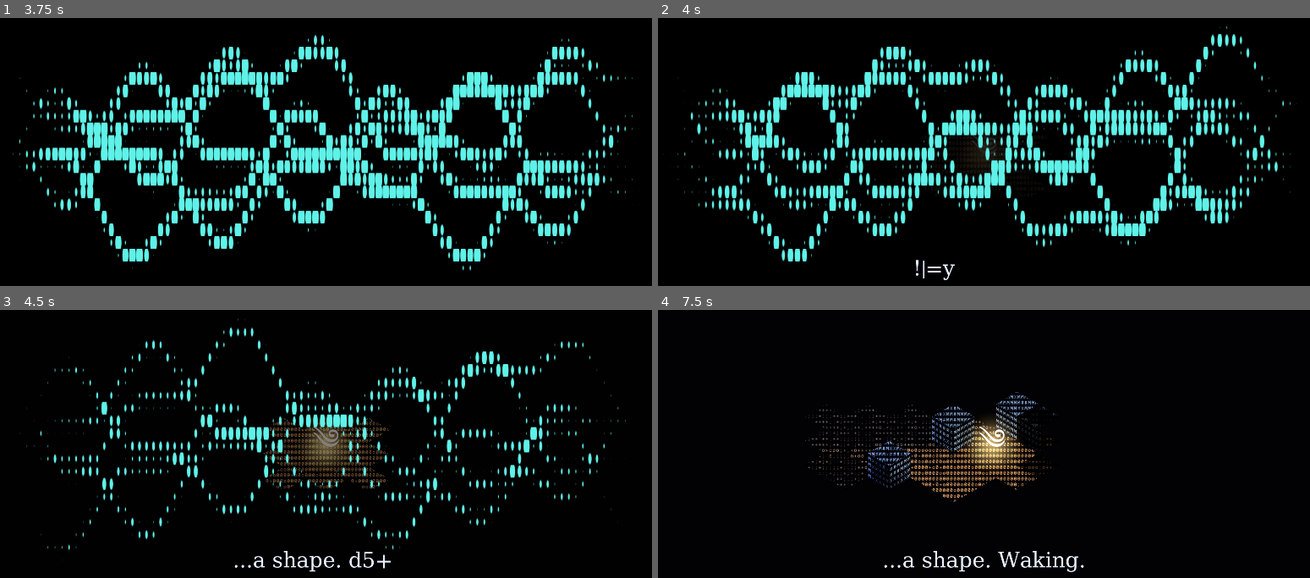
Above: before the commit, frames 1-4 (two rows, left to right).
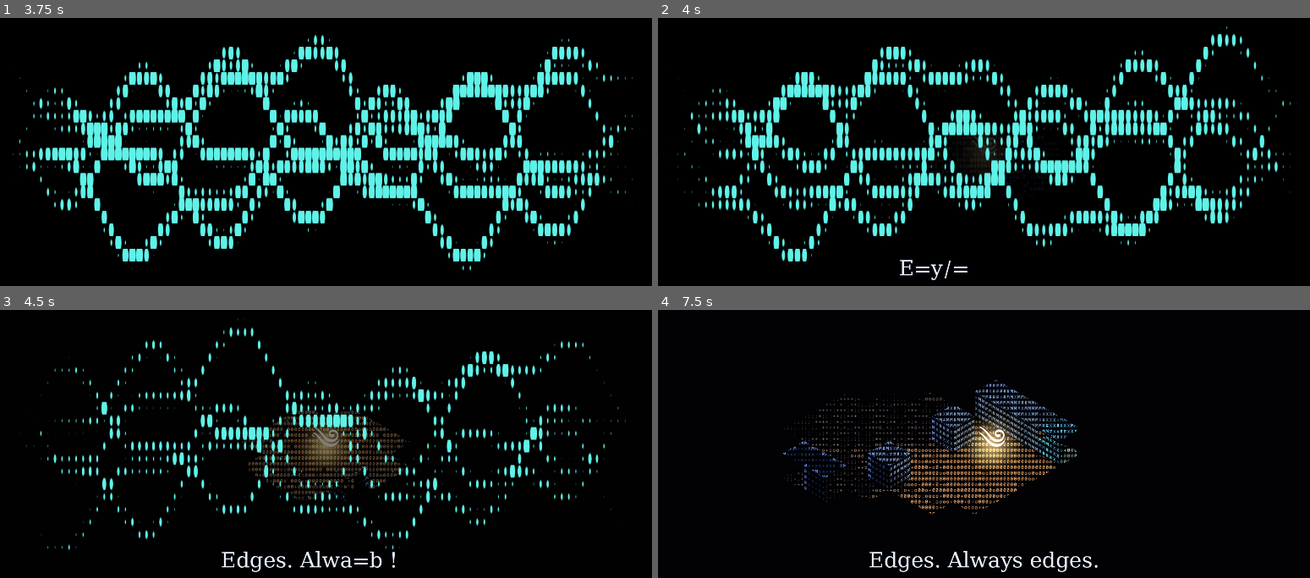
Above: after the commit, the same moments.

Repository: sylwolveryn/godot-narrator
Game: Godot game, scene res://main.tscn
The game is run twice, just before and just after one commit, with the same random seed, the same clock (stepped at 60 frames per second) and the same inputs.
Inputs (mouse positions are in pixels of both pictures, inside the frame that each line leads up to):
- Up to frame 1 (3.75 s): tap Enter at 0.5, 2.1 s; move the mouse to (475, 127) at 0.52 s; hold D (move_right) 0.53-1.28 s; click (475, 127) at 0.6 s; tap Space at 0.77, 1.07, 1.25, 1.52, 1.82, 3.02, 3.32 s; move the mouse to (189, 168) at 1.27 s; hold S (move_down) 1.28-2.03 s; tap 1 at 1.35 s; move the mouse to (391, 63) at 2.02 s; hold D (move_right) 2.03-2.78 s; move the mouse to (293, 224) at 2.77 s; hold W (move_up) 2.78-3.53 s; tap Z at 2.85 s; click (293, 224) at 2.92 s; move the mouse to (528, 205) at 3.52 s; hold A (move_left) from 3.53 s (still down); click (528, 205) at 3.6 s
- Up to frame 2 (4 s): keep holding A (move_left); tap Space at 3.77 s
- Up to frame 3 (4.5 s): keep holding A (move_left); tap Space at 4.07 s; move the mouse to (123, 382) at 4.27 s; tap 1 at 4.35 s
- Up to frame 4 (7.5 s): tap Space at 4.52, 4.82, 6.02, 6.32, 6.77, 7.07 s; move the mouse to (1016, 438) at 5.02 s; release A (move_left) at 5.03 s; hold S (move_down) 5.03-5.78 s; tap Enter at 5.1 s; click (1016, 438) at 5.17 s; move the mouse to (879, 344) at 5.77 s; hold D (move_right) 5.78-6.53 s; tap Z at 5.85 s; move the mouse to (1133, 419) at 6.52 s; hold W (move_up) 6.53-7.28 s; click (1133, 419) at 6.6 s; move the mouse to (847, 460) at 7.27 s; hold D (move_right) from 7.28 s (still down); tap 1 at 7.35 s; click (847, 460) at 7.42 s

Frame 1 is identical in both runs. In frame 2, 0.2% of the frame differs, in the area x 37-48%, y 90-98%; in frame 3, 1.4%; in frame 4, 2.8%, in the area x 19-68%, y 25-98%.

Commit message:
Reveal fade and remembered-cell look on glyph surfaces
Implements task-032.

Co-Authored-By: Claude Opus 5.5 <noreply@anthropic.com>

Diff:
--- a/main.tscn
+++ b/main.tscn
@@ -53,35 +53,35 @@
 shader_parameter/thickness = null
 shader_parameter/cell_px = null
 
-[node name="Main" type="Node3D" unique_id=1486474071]
+[node name="Main" type="Node3D" unique_id=1448783202]
 
-[node name="World" type="Node3D" parent="." unique_id=669476277]
+[node name="World" type="Node3D" parent="." unique_id=896858387]
 
-[node name="MapLoader" type="Node3D" parent="World" unique_id=2026048850]
+[node name="MapLoader" type="Node3D" parent="World" unique_id=2037247480]
 script = ExtResource("1_kq58d")
 legend = ExtResource("2_seu75")
 world_config = ExtResource("3_htxhm")
 surface_material = ExtResource("4_jq2sk")
 map_path = "res://data/maps/m1_awakening.txt"
 
-[node name="SaveService" type="Node" parent="." unique_id=829626044]
+[node name="SaveService" type="Node" parent="." unique_id=1630891643]
 script = ExtResource("5_4k2k6")
 config = ExtResource("6_0rl1p")
 
-[node name="Narrator" type="Node" parent="." unique_id=1749216379 node_paths=PackedStringArray("save_service")]
+[node name="Narrator" type="Node" parent="." unique_id=1675243637 node_paths=PackedStringArray("save_service")]
 script = ExtResource("7_ok6jj")
 config = ExtResource("8_facbu")
 save_service = NodePath("../SaveService")
 
-[node name="CameraRig" type="Node3D" parent="." unique_id=1038655361 node_paths=PackedStringArray("follow_target")]
+[node name="CameraRig" type="Node3D" parent="." unique_id=1640593430 node_paths=PackedStringArray("follow_target")]
 script = ExtResource("9_b1qrp")
 view_config = ExtResource("10_come4")
 follow_target = NodePath("../Player")
 
-[node name="Camera3D" type="Camera3D" parent="CameraRig" unique_id=880304592]
+[node name="Camera3D" type="Camera3D" parent="CameraRig" unique_id=913700886]
 environment = SubResource("Environment_ruth0")
 
-[node name="Player" type="CharacterBody3D" parent="." unique_id=1809762970 node_paths=PackedStringArray("map_loader", "save_service", "run_manager", "camera_rig")]
+[node name="Player" type="CharacterBody3D" parent="." unique_id=666432632 node_paths=PackedStringArray("map_loader", "save_service", "run_manager", "camera_rig")]
 script = ExtResource("11_h8e4i")
 config = ExtResource("12_4lmeg")
 map_loader = NodePath("../World/MapLoader")
@@ -89,29 +89,29 @@
 run_manager = NodePath("../RunManager")
 camera_rig = NodePath("../CameraRig")
 
-[node name="Collision" type="CollisionShape3D" parent="Player" unique_id=1671073864]
+[node name="Collision" type="CollisionShape3D" parent="Player" unique_id=1816626230]
 transform = Transform3D(1, 0, 0, 0, 1, 0, 0, 0, 1, 0, 0.45, 0)
 shape = SubResource("CapsuleShape3D_rm4vd")
 
-[node name="MapReveal" type="Node" parent="." unique_id=448427463 node_paths=PackedStringArray("map_loader", "player", "save_service")]
+[node name="MapReveal" type="Node" parent="." unique_id=866495181 node_paths=PackedStringArray("map_loader", "player", "save_service")]
 script = ExtResource("13_0cp0l")
 config = ExtResource("14_d2t1y")
 map_loader = NodePath("../World/MapLoader")
 player = NodePath("../Player")
 save_service = NodePath("../SaveService")
 
-[node name="InputDiscovery" type="Node" parent="." unique_id=1073459423]
+[node name="InputDiscovery" type="Node" parent="." unique_id=1325138833]
 script = ExtResource("15_gngh3")
 config = ExtResource("12_4lmeg")
 
-[node name="GlyphWorldView" type="Node" parent="." unique_id=67272355 node_paths=PackedStringArray("map_loader", "player", "map_reveal")]
+[node name="GlyphWorldView" type="Node" parent="." unique_id=1743851052 node_paths=PackedStringArray("map_loader", "player", "map_reveal")]
 script = ExtResource("16_0n3wm")
 config = ExtResource("17_qnost")
 map_loader = NodePath("../World/MapLoader")
 player = NodePath("../Player")
 map_reveal = NodePath("../MapReveal")
 
-[node name="PlayerGlyphView" type="Node3D" parent="." unique_id=782466336 node_paths=PackedStringArray("player")]
+[node name="PlayerGlyphView" type="Node3D" parent="." unique_id=1040995865 node_paths=PackedStringArray("player")]
 script = ExtResource("18_wnkbs")
 player = NodePath("../Player")
 player_config = ExtResource("12_4lmeg")
@@ -119,45 +119,45 @@
 world_config = ExtResource("17_qnost")
 world = ExtResource("3_htxhm")
 
-[node name="GlyphHaloField" type="Node3D" parent="." unique_id=449762509 node_paths=PackedStringArray("map_loader")]
+[node name="GlyphHaloField" type="Node3D" parent="." unique_id=638700524 node_paths=PackedStringArray("map_loader")]
 script = ExtResource("20_0cbny")
 config = ExtResource("17_qnost")
 map_loader = NodePath("../World/MapLoader")
 
-[node name="NarrationOverlay" type="CanvasLayer" parent="." unique_id=1956814279 node_paths=PackedStringArray("narrator")]
+[node name="NarrationOverlay" type="CanvasLayer" parent="." unique_id=1537210792 node_paths=PackedStringArray("narrator")]
 layer = 25
 script = ExtResource("21_hrvbo")
 narrator = NodePath("../Narrator")
 config = ExtResource("8_facbu")
 display_config = ExtResource("22_uypp3")
 
-[node name="NarrationSfx" type="Node" parent="." unique_id=987384110 node_paths=PackedStringArray("narrator")]
+[node name="NarrationSfx" type="Node" parent="." unique_id=124765006 node_paths=PackedStringArray("narrator")]
 script = ExtResource("23_blkrb")
 narrator = NodePath("../Narrator")
 config = ExtResource("8_facbu")
 
-[node name="IntroSequence" type="CanvasLayer" parent="." unique_id=1262998677]
+[node name="IntroSequence" type="CanvasLayer" parent="." unique_id=551605467]
 layer = 20
 script = ExtResource("24_abqjc")
 config = ExtResource("25_6iyjs")
 display_config = ExtResource("22_uypp3")
 
-[node name="Veil" type="ColorRect" parent="IntroSequence" unique_id=2050276271]
+[node name="Veil" type="ColorRect" parent="IntroSequence" unique_id=281353704]
 material = SubResource("ShaderMaterial_pjyto")
 anchors_preset = 15
 anchor_right = 1.0
 anchor_bottom = 1.0
 mouse_filter = 2
 
-[node name="FullscreenToggle" type="Node" parent="." unique_id=261493184]
+[node name="FullscreenToggle" type="Node" parent="." unique_id=1195937549]
 script = ExtResource("27_e71vb")
 config = ExtResource("22_uypp3")
 
-[node name="RunManager" type="Node" parent="." unique_id=1909676426]
+[node name="RunManager" type="Node" parent="." unique_id=1830274764]
 script = ExtResource("28_rnkwl")
 config = ExtResource("29_vke2r")
 
-[node name="HazardMonitor" type="Node" parent="." unique_id=331927498 node_paths=PackedStringArray("map_loader", "player", "run_manager")]
+[node name="HazardMonitor" type="Node" parent="." unique_id=199627851 node_paths=PackedStringArray("map_loader", "player", "run_manager")]
 script = ExtResource("30_uit24")
 map_loader = NodePath("../World/MapLoader")
 player = NodePath("../Player")
--- a/resources/glyphs/glyph_surface_material.tres
+++ b/resources/glyphs/glyph_surface_material.tres
@@ -24,6 +24,12 @@
 shader_parameter/tint_mix = null
 shader_parameter/memory_dim = null
 shader_parameter/memory_saturation = null
+shader_parameter/memory_tint = null
+shader_parameter/memory_density = null
+shader_parameter/memory_dropout = null
+shader_parameter/memory_floor = null
+shader_parameter/memory_emit = null
+shader_parameter/reveal_spread = null
 shader_parameter/glint_color = null
 shader_parameter/cut_center = null
 shader_parameter/cut_params = null
--- a/scripts/rendering/glyph_world_config.gd
+++ b/scripts/rendering/glyph_world_config.gd
@@ -32,9 +32,23 @@
 
 @export_group("Memory")
 ## Remembered (not currently seen) cells are drawn at this fraction of their brightness.
-@export_range(0.0, 1.0) var memory_dim: float = 0.45
+@export_range(0.0, 1.0) var memory_dim: float = 0.8
 ## Saturation kept by remembered cells (0 = grey).
-@export_range(0.0, 1.0) var memory_saturation: float = 0.25
+@export_range(0.0, 1.0) var memory_saturation: float = 0.1
+## Colour multiplier of remembered cells (cool: less red, more blue).
+@export var memory_tint: Color = Color(0.62, 0.8, 1.15)
+## Share of its light a remembered cell uses to pick its glyph (1 = as dense as a live cell, lower = sparser glyphs).
+@export_range(0.0, 1.0) var memory_density: float = 0.7
+## Least brightness (glyph density) a remembered cell has, so it stays readable outside the light.
+@export_range(0.0, 1.0) var memory_floor: float = 0.3
+## Share of the glyphs that are missing on remembered cells (they come back when the cell is seen again).
+@export_range(0.0, 1.0) var memory_dropout: float = 0.3
+## Share of the self-lit glow of items and hazards kept on remembered cells.
+@export_range(0.0, 1.0) var memory_emit: float = 0.25
+
+@export_group("Reveal")
+## How far apart (in reveal progress, 0..1) the glyphs of one cell materialise: 0 = all together, 1 = one after the other.
+@export_range(0.0, 2.0) var reveal_spread: float = 0.8
 
 @export_group("Player light")
 @export var player_light_color: Color = Color(1.0, 0.82, 0.5)
--- a/scripts/rendering/glyph_world_view.gd
+++ b/scripts/rendering/glyph_world_view.gd
@@ -42,6 +42,8 @@
 	_light_pos.resize(MAX_LIGHTS)
 	_light_col.resize(MAX_LIGHTS)
 	SignalBus.player_spawned.connect(_on_player_spawned)
+	if map_reveal != null:
+		map_reveal.cells_seen.connect(_on_cells_seen)
 	if map_loader != null:
 		map_loader.map_built.connect(_on_map_built)
 		if not map_loader.data.is_empty():
@@ -88,6 +90,12 @@
 	material.set_shader_parameter(&"tint_mix", config.tint_mix)
 	material.set_shader_parameter(&"memory_dim", config.memory_dim)
 	material.set_shader_parameter(&"memory_saturation", config.memory_saturation)
+	material.set_shader_parameter(&"memory_tint", _rgb(config.memory_tint))
+	material.set_shader_parameter(&"memory_density", config.memory_density)
+	material.set_shader_parameter(&"memory_dropout", config.memory_dropout)
+	material.set_shader_parameter(&"memory_emit", config.memory_emit)
+	material.set_shader_parameter(&"memory_floor", config.memory_floor)
+	material.set_shader_parameter(&"reveal_spread", config.reveal_spread)
 	material.set_shader_parameter(&"cut_params", Vector2(config.cutaway_soft, config.cutaway_margin))
 	material.set_shader_parameter(&"cut_edge_dim", config.cutaway_edge_dim)
 	material.set_shader_parameter(&"light_falloff_sharp", config.light_falloff_sharp)
@@ -156,6 +164,11 @@
 
 
 func _on_player_spawned(_world_position: Vector3) -> void:
+	_dirty = true
+
+
+## Cells were seen: the set of known static lights may have changed.
+func _on_cells_seen() -> void:
 	_dirty = true
 
 
@@ -262,11 +275,12 @@
 			1.0 if config.occlusion_enabled else 0.0))
 
 
+## A static light shines only once one of its cells has been seen in this run; remembered cells stay dark.
 func _is_known(src: GlyphLightSource) -> bool:
 	if map_reveal == null:
 		return true
 	for c in src.cells:
-		if map_reveal.state_of(c) != MapReveal.CellState.HIDDEN:
+		if map_reveal.state_of(c) == MapReveal.CellState.SEEN:
 			return true
 	return false
 
--- a/scripts/world/map_reveal.gd
+++ b/scripts/world/map_reveal.gd
@@ -15,6 +15,9 @@
 ##   a = 1 when the floor of the cell may be shown (RevealConfig.reveal_floor), else 0.
 ## The world is one merged mesh, so nothing is shown or hidden per node: a cell with r = 0 draws nothing.
 
+## Emitted when cells were seen for the first time this run (the presentation re-picks its static lights).
+signal cells_seen
+
 enum CellState { HIDDEN, MEMORY, SEEN }
 
 ## Largest brightness the mask can hold (r is stored divided by this).
@@ -48,6 +51,8 @@
 var _clock: float = 0.0
 ## Running cell animations: cell -> [start time, from_memory (bool)].
 var _animations: Dictionary[Vector2i, Array] = {}
+## Scratch list of the animations that finished in this step (reused, no per-frame allocation).
+var _finished: Array[Vector2i] = []
 
 
 func _ready() -> void:
@@ -136,6 +141,7 @@
 	var centre: Vector2i = map_loader.world_to_cell(world_position)
 	var span: int = ceili(config.reveal_radius) + 1
 	var fresh := PackedVector2Array()
+	var any_seen: bool = false
 	for dy in range(-span, span + 1):
 		for dx in range(-span, span + 1):
 			var cell := centre + Vector2i(dx, dy)
@@ -147,11 +153,14 @@
 				continue
 			var from_memory: bool = _remembered.has(cell)
 			seen_this_run[cell] = true
+			any_seen = true
 			_start_animation(cell, from_memory, distance / size)
 			_announce_kind(cell)
 			if not from_memory:
 				_remembered[cell] = true
 				fresh.append(Vector2(cell))
+	if any_seen:
+		cells_seen.emit()
 	if not fresh.is_empty():
 		SignalBus.cells_revealed.emit(map_loader.map_id, fresh)
 
@@ -239,7 +248,7 @@
 
 
 func _step_animations() -> void:
-	var finished: Array[Vector2i] = []
+	_finished.clear()
 	for cell: Vector2i in _animations:
 		var entry: Array = _animations[cell]
 		var start: float = entry[0]
@@ -250,14 +259,14 @@
 			continue
 		if p >= 1.0:
 			_set_look(cell, 1.0, 1.0, 0.0)
-			finished.append(cell)
+			_finished.append(cell)
 			continue
 		if from_memory:
 			_set_look(cell, 1.0, smoothstep(0.0, 1.0, p), 0.0)
 		else:
-			var grow: float = 1.0 - pow(1.0 - p, 4.0)
+			var grow: float = smoothstep(0.0, 1.0, p)
 			var overshoot: float = 1.0 + (config.reveal_overshoot - 1.0) * sin(PI * p)
 			var glint: float = exp(-pow((p - config.reveal_glint_at) / GLINT_WIDTH, 2.0))
 			_set_look(cell, grow * overshoot, 1.0, glint)
-	for cell in finished:
+	for cell in _finished:
 		_animations.erase(cell)
--- a/scripts/world/reveal_config.gd
+++ b/scripts/world/reveal_config.gd
@@ -3,7 +3,7 @@
 ## How the world is discovered. Instance: resources/config/reveal_config.tres.
 
 ## Cells within this distance (in cells) of the player are revealed.
-@export var reveal_radius: float = 2.0
+@export var reveal_radius: float = 2.75
 ## When false the floor surfaces are never drawn: only walls, items and hazards appear.
 @export var reveal_floor: bool = true
 ## Cell type -> narration event announced the first time a cell of that type is revealed in a run.
@@ -15,12 +15,12 @@
 
 @export_group("Reveal animation")
 ## Seconds a newly seen cell takes to grow from darkness to its brightness.
-@export var reveal_duration: float = 0.5
+@export var reveal_duration: float = 0.9
 ## Extra delay per cell of distance from the player, so the reveal travels outward.
-@export var reveal_stagger_per_cell: float = 0.025
+@export var reveal_stagger_per_cell: float = 0.07
 ## Brightness overshoot of the reveal (1 = none), settling back to 1.
-@export var reveal_overshoot: float = 1.15
+@export var reveal_overshoot: float = 1.06
 ## Point of the reveal (0..1) where the cyan glint peaks.
 @export_range(0.0, 1.0) var reveal_glint_at: float = 0.6
 ## Seconds a remembered cell takes to turn into a live one (memory palette -> live palette).
-@export var memory_to_seen_duration: float = 0.35
+@export var memory_to_seen_duration: float = 0.7
--- a/shaders/glyph_surface.gdshader
+++ b/shaders/glyph_surface.gdshader
@@ -55,6 +55,12 @@
 uniform float tint_mix = 0.75;
 uniform float memory_dim = 0.35;
 uniform float memory_saturation = 0.25;
+uniform vec3 memory_tint = vec3(0.62, 0.8, 1.15);   // colour multiplier of remembered cells (cool)
+uniform float memory_density = 0.6;      // remembered cells use this fraction of their light for the glyph density (sparser)
+uniform float memory_dropout = 0.35;     // share of glyphs missing on remembered cells
+uniform float memory_floor = 0.3;        // brightness every remembered glyph cell has at least (keeps memory readable in the dark)
+uniform float memory_emit = 0.25;        // share of the self-lit glow kept on remembered cells
+uniform float reveal_spread = 0.8;       // how far apart (in reveal progress) the glyphs of a cell materialise, 0 = all at once
 uniform vec3 glint_color = vec3(0.2, 0.8, 1.0);
 uniform vec4 cut_center = vec4(0.0, 0.5, 0.0, 1.1);   // xyz view-ray point (the player), w radius
 uniform vec2 cut_params = vec2(0.6, 0.15);            // x soft edge width, y margin towards the camera
@@ -241,10 +247,14 @@
 		}
 	}
 
+	// Memory (g = 0 remembered, 1 seen): sparser, dimmer glyphs; reveal (r < 1): glyphs materialise one by one.
+	float seen = m.g;
+	float mem = 1.0 - seen;
 	float pulse = 0.04 * sin(TIME * 0.55 + h * 6.2832);
-	float b = max(lit.r, max(lit.g, lit.b)) * stone + emit[t] * (0.8 + 1.5 * pulse) + (h - 0.5) * 0.10 + pulse;
+	float b = max(lit.r, max(lit.g, lit.b)) * stone + emit[t] * mix(memory_emit, 1.0, seen) * (0.8 + 1.5 * pulse) + (h - 0.5) * 0.10 + pulse;
 	b += edge * edge_gain * (lum_l + edge_ambient);
-	b *= min(vis, 1.0) * mix(cut_edge_dim, 1.0, cut_keep);
+	b *= min(vis, 1.0) * mix(cut_edge_dim, 1.0, cut_keep) * mix(1.0, memory_density, mem);
+	b = max(b, memory_floor * mem * (t == T_FLOOR ? 0.8 : 1.0));
 	float s = clamp(b, 0.0, 0.999);
 	float idx = min(1.0 + floor(pow(s, 0.65) * (ATLAS_COLS - 1.0)), ATLAS_COLS - 1.0);
 
@@ -252,6 +262,9 @@
 	vec2 sc = vec2(glyph_crop / ATLAS_COLS, 0.94 / ATLAS_ROWS);
 	float cov = textureGrad(glyph_atlas, auv, dFdx(uv) * sc, dFdy(uv) * sc).r;
 	cov = clamp((cov - 0.08) * 1.5, 0.0, 1.0);
+	float hg = hash12(cell * 1.37 + vec2(float(t) * 5.13, 11.9));
+	float grow = clamp(min(vis, 1.0) * (1.0 + reveal_spread) - hg * reveal_spread, 0.0, 1.0);
+	cov *= grow * step(memory_dropout * mem, hg);
 
 	vec3 pal = mix(pal_dark[t].rgb, pal_bright[t].rgb, smoothstep(0.08, 0.85, s));
 	if (t == T_CORRUPT) {
@@ -260,14 +273,13 @@
 	}
 	vec3 hue = lit / (max(lit.r, max(lit.g, lit.b)) + 0.001);
 	float inten = mix(0.42, 1.0, smoothstep(0.0, 0.75, s));
-	vec3 col = pal * mix(vec3(1.0), hue, t >= 2 ? 0.0 : tint_mix) * inten * cov;
-	vec3 fill = pal_dark[t].rgb * (0.05 + 0.10 * s) * (top ? 1.0 : 0.8);
+	vec3 col = pal * mix(vec3(1.0), hue, t >= 2 ? 0.0 : tint_mix * m.g) * inten * cov;
+	vec3 fill = pal_dark[t].rgb * (0.05 + 0.10 * s) * (top ? 1.0 : 0.8) * grow;
 	vec3 c = col + fill;
 
 	// Memory: remembered cells (g = 0) are dim and desaturated, they turn live as g grows.
-	float seen = m.g;
 	float grey = dot(c, vec3(0.3, 0.59, 0.11));
-	c = mix(vec3(grey), c, mix(memory_saturation, 1.0, seen)) * mix(memory_dim, 1.0, seen);
+	c = mix(vec3(grey), c, mix(memory_saturation, 1.0, seen)) * mix(memory_dim, 1.0, seen) * mix(memory_tint, vec3(1.0), seen);
 	c += glint_color * m.b * cov;
 	// Depth fog: the far (upper) part of the screen sinks into the dark.
 	float screen_top = 1.0 - FRAGCOORD.y / VIEWPORT_SIZE.y;
--- /dev/null
+++ b/tools/capture_reveal_memory.gd
@@ -0,0 +1,80 @@
+extends SceneTree
+## Debug autopilot for the reveal and memory look (task-032, NOT part of the normal boot path). Run 1: opening,
+## walking west (cells materialise). Run 2: remembered cells of run 1 in the memory style, then walking west
+## again so they are re-seen (memory -> live). Uses a temporary save file (never the real progress).
+##   tools/capture_at_size.sh 1920x1080 <dir> 420 tools/capture_reveal_memory.gd
+## Prints "CAPTURE <label> frame <n>" lines; all frames are recorded, so strips can be cut at will.
+
+const Support := preload("res://tools/test_support.gd")
+const SAVE_TAG := "capture_reveal_memory"
+
+var _frame: int = 0
+var _main: Node
+var _runs: Node
+var _held: Key = KEY_NONE
+
+## Frame -> action. "press:<key>", "release", "end_run", "mark:<label>", "quit".
+var _schedule: Dictionary = {
+	110: "mark:r1_opening",
+	112: "press:A",
+	113: "mark:r1_walk_start",
+	175: "release",
+	200: "mark:r1_after",
+	201: "press:W",
+	215: "release",
+	236: "mark:r1_end",
+	241: "end_run",
+	300: "mark:r2_opening",
+	301: "press:A",
+	302: "mark:r2_walk_start",
+	360: "release",
+	390: "mark:r2_after",
+	391: "quit",
+}
+
+
+func _init() -> void:
+	process_frame.connect(_start, CONNECT_ONE_SHOT)
+
+
+func _start() -> void:
+	_main = (load("res://main.tscn") as PackedScene).instantiate()
+	Support.isolate_save(_main, SAVE_TAG)
+	var intro := IntroConfig.new()
+	intro.black_hold = 0.3
+	intro.wave_fade_in = 0.3
+	intro.wave_hold = 0.5
+	intro.reveal_duration = 0.8
+	_main.get_node("IntroSequence").set("config", intro)
+	_runs = _main.get_node("RunManager")
+	var run_cfg: RunConfig = _runs.get("config").duplicate()
+	run_cfg.restart_delay = 0.4
+	_runs.set("config", run_cfg)
+	root.add_child(_main)
+	process_frame.connect(_tick)
+
+
+func _tick() -> void:
+	_frame += 1
+	if not _schedule.has(_frame):
+		return
+	var action: String = _schedule[_frame]
+	if action.begins_with("press:"):
+		_held = OS.find_keycode_from_string(action.get_slice(":", 1))
+		_send(_held, true)
+	elif action == "release":
+		_send(_held, false)
+	elif action == "end_run":
+		_runs.call("end_run", &"capture")
+	elif action.begins_with("mark:"):
+		print("CAPTURE %s frame %d" % [action.get_slice(":", 1), _frame])
+	elif action == "quit":
+		Support.remove_file("user://test_progress_%s.tres" % SAVE_TAG)
+		quit()
+
+
+func _send(code: Key, pressed: bool) -> void:
+	var e := InputEventKey.new()
+	e.physical_keycode = code
+	e.pressed = pressed
+	Input.parse_input_event(e)
--- a/tools/test_reveal.gd
+++ b/tools/test_reveal.gd
@@ -211,10 +211,18 @@
 	_check(reveal.call("is_animating", edge), "a cell seen for the first time should animate")
 	_check((reveal.call("cell_look", edge) as Vector3).x == 0.0, "a freshly seen cell should start dark")
 	var peak: float = 0.0
+	var last_b: float = 0.0
+	var dips: int = 0
 	var started: int = Time.get_ticks_msec()
 	while (Time.get_ticks_msec() - started) / 1000.0 < small.reveal_duration + 0.4:
 		await process_frame
-		peak = maxf(peak, (reveal.call("cell_look", edge) as Vector3).x)
+		var bright: float = (reveal.call("cell_look", edge) as Vector3).x
+		# The fade grows calmly: brightness never drops until it has passed its peak (no flicker).
+		if bright < last_b - 0.0001 and peak < 1.0:
+			dips += 1
+		last_b = bright
+		peak = maxf(peak, bright)
+	_check(dips == 0, "the reveal fade dipped %d times before its peak (flicker)" % dips)
 	_check(peak > 1.0 and peak <= small.reveal_overshoot + 0.01, "reveal brightness peaked at %f, expected within (1, %f]" % [peak, small.reveal_overshoot])
 	_check(not reveal.call("is_animating", edge), "reveal animation should have finished")
 	_check((reveal.call("cell_look", edge) as Vector3).is_equal_approx(Vector3(1.0, 1.0, 0.0)), "reveal should settle at full look")
@@ -222,6 +230,43 @@
 	_check(_all_hidden(loader, s + Vector2i(3, 0)), "floor at distance 3.0 should be hidden")
 	_check(_normal(loader, s + Vector2i(1, -1)), "wall at distance 1.41 should be revealed")
 	_check(_all_hidden(loader, s + Vector2i(2, -1)), "wall at distance 2.24 should be hidden")
+	# --- cells_seen: emitted when cells are seen, and the world view re-picks its lights (dirty flag). ---
+	var seen_signals: Array[int] = [0]
+	reveal.connect("cells_seen", func() -> void: seen_signals[0] += 1)
+	var view: Node = main.get_node("GlyphWorldView")
+	reveal.call("begin_run")
+	view.set("_dirty", false)
+	reveal.call("reveal_around", loader.spawn_position)
+	_check(seen_signals[0] == 1, "cells_seen emitted %d times for new cells, expected 1" % seen_signals[0])
+	_check(view.get("_dirty") == true, "GlyphWorldView must re-pick its lights after cells_seen")
+	reveal.call("reveal_around", loader.spawn_position)
+	_check(seen_signals[0] == 1, "cells_seen must not fire when nothing new was seen")
+
+	# --- Memory transition: a remembered cell that is seen again turns live smoothly (no dark flash, no jump). ---
+	reveal.call("begin_run")
+	_check(_memory(loader, edge), "a cell seen in the previous run should be remembered after begin_run")
+	reveal.call("reveal_around", loader.spawn_position)
+	_check(reveal.call("is_animating", edge), "a re-seen remembered cell should animate to the live look")
+	var last_seen: float = -1.0
+	var mid_seen: bool = false
+	var backwards: int = 0
+	var dark: int = 0
+	started = Time.get_ticks_msec()
+	while (Time.get_ticks_msec() - started) / 1000.0 < small.memory_to_seen_duration + 0.4:
+		await process_frame
+		var look: Vector3 = reveal.call("cell_look", edge)
+		if look.y < last_seen - 0.0001:
+			backwards += 1
+		if look.x < 0.999:
+			dark += 1
+		if look.y > 0.05 and look.y < 0.95:
+			mid_seen = true
+		last_seen = look.y
+	_check(backwards == 0, "memory-to-live transition went backwards %d times" % backwards)
+	_check(dark == 0, "a re-seen remembered cell went dark during the transition")
+	_check(mid_seen, "the memory-to-live transition showed no intermediate frames (it popped)")
+	_check(_normal(loader, edge) and not reveal.call("is_animating", edge), "re-seen cell should settle at the live look")
+	_check((reveal.call("mask_at", edge) as Color).g == 1.0, "re-seen cell must end with seen fraction 1 in the mask")
 	small.reveal_radius = 2.0
 	small.reveal_floor = false
 	reveal.call("begin_run")
Not shown, changed: docs/architecture.md
Not shown, changed: docs/game_design.md
